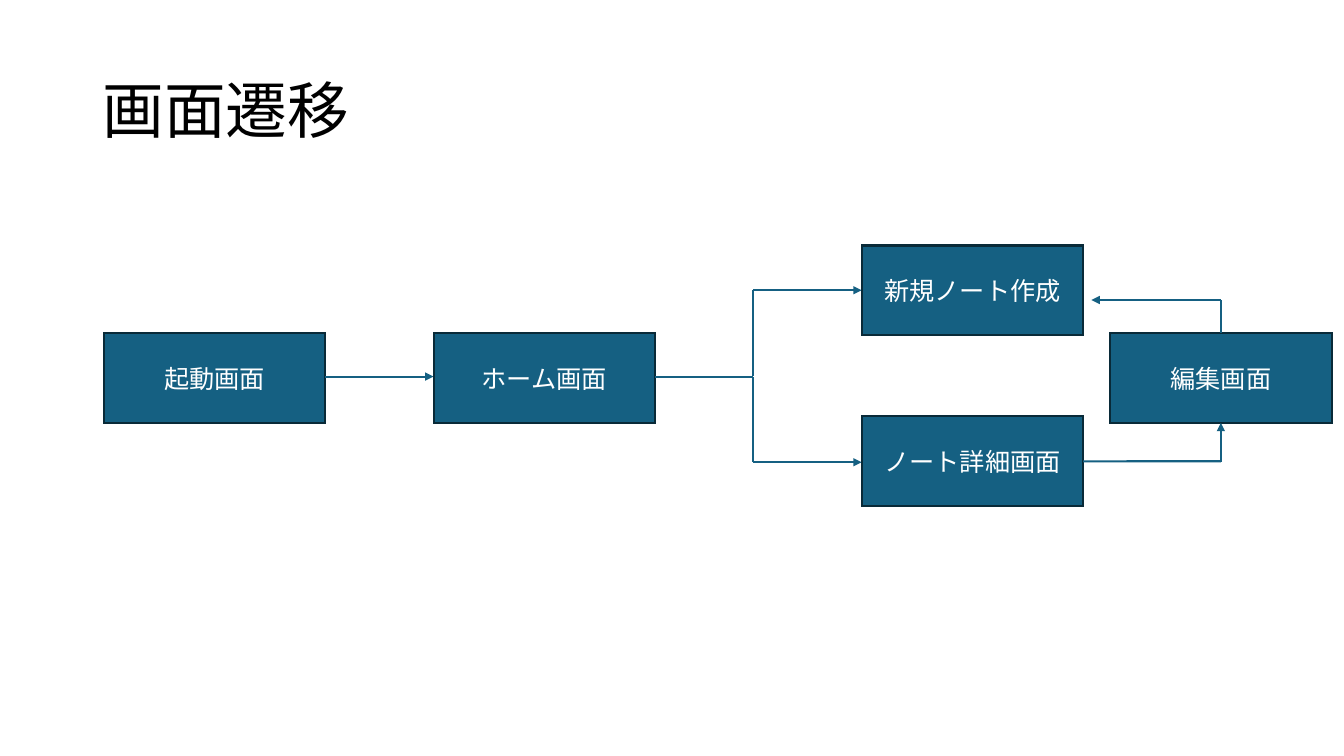
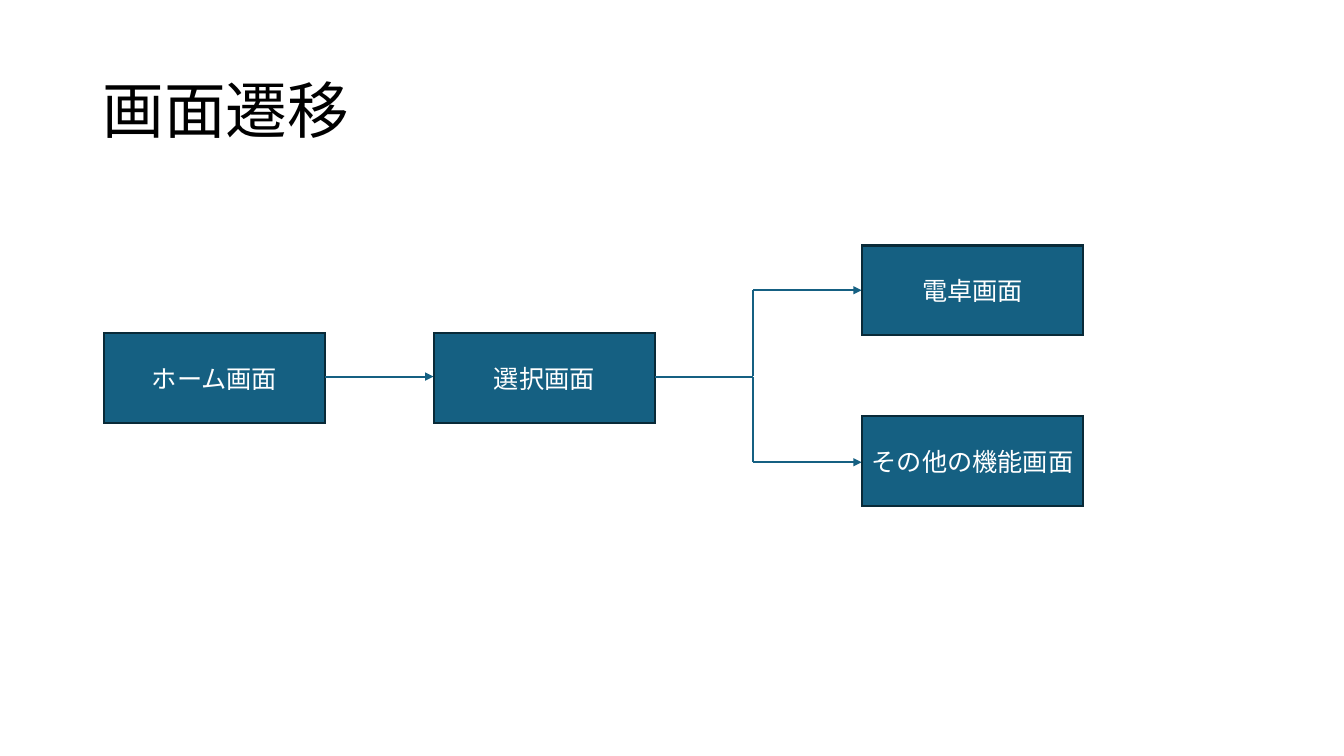
Before and after one commit to HukayaNamiki/assignment_project, a slide deck: slide 3 of 無能なサポーター.pptx. Drawn at 1344x756 pixels with LibreOffice and Linux fonts; fonts in the diff are those of the drawing. Boxes give left, top, right and bottom in pixels: in the first picture for what was removed or moved away, otherwise in the second. Text is boxed around its words. In the diff, an @@ line names an element or a change of style, - is before the commit and + after.

```diff
--- a/無能なサポーター.pptx
+++ b/無能なサポーター.pptx
@@ text in rectangle at [922, 279, 1023, 302]: text changed @@
-新規ノート作成
+電卓画面
@@ arrow removed from (1221, 300) to (1092, 300) @@
@@ line removed from (1221, 300) to (1221, 333) @@
@@ rectangle removed at [1110, 333, 1332, 422] @@
-編集画面
@@ text in rectangle at [152, 368, 277, 390]: text changed @@
-起動画面
+ホーム画面
@@ text in rectangle at [494, 367, 595, 390]: text changed @@
-ホーム画面
+選択画面
@@ arrow removed from (1221, 463) to (1221, 423) @@
@@ text in rectangle at [872, 450, 1074, 473]: text changed @@
-ノート詳細画面
+その他の機能画面
@@ line removed from (1084, 462) to (1221, 462) @@
```
Also in this commit, not shown: 1 other slide changed, 2 slides added, 1 slide removed, 2 other files.
